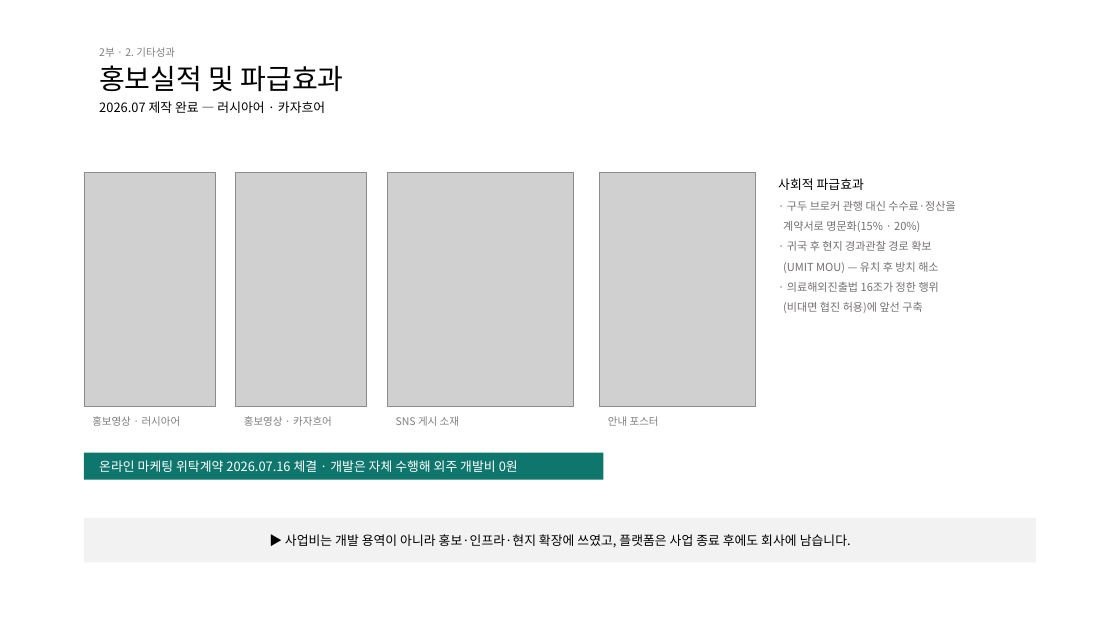
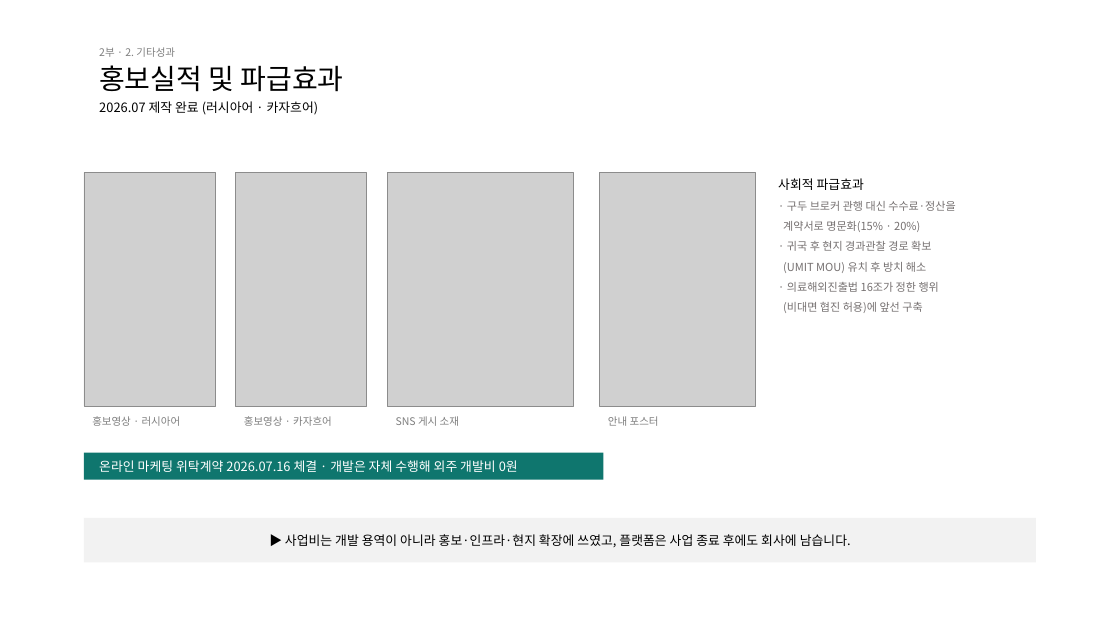
Before and after one commit to bonroi2296-tech/HEALO_KHIDI, a slide deck: slide 15 of docs/presentations/KHIDI_중간보고_20260827.pptx. Drawn at 1120x630 pixels with LibreOffice and Linux fonts; fonts in the diff are those of the drawing; grey boxes stand for pictures. Boxes give left, top, right and bottom in pixels: in the first picture for what was removed or moved away, otherwise in the second. Text is boxed around its words. In the diff, an @@ line names an element or a change of style, - is before the commit and + after.

```diff
--- a/docs/presentations/KHIDI_중간보고_20260827.pptx
+++ b/docs/presentations/KHIDI_중간보고_20260827.pptx
@@ text at bbox=[99, 101, 319, 115]: text changed @@
-2026.07 제작 완료 — 러시아어 · 카자흐어
+2026.07 제작 완료 (러시아어 · 카자흐어)
@@ text at bbox=[783, 262, 926, 273]: text changed @@
-(UMIT MOU) — 유치 후 방치 해소
+(UMIT MOU) 유치 후 방치 해소
```
Also in this commit, not shown: 12 other slides changed, 1 other file.
